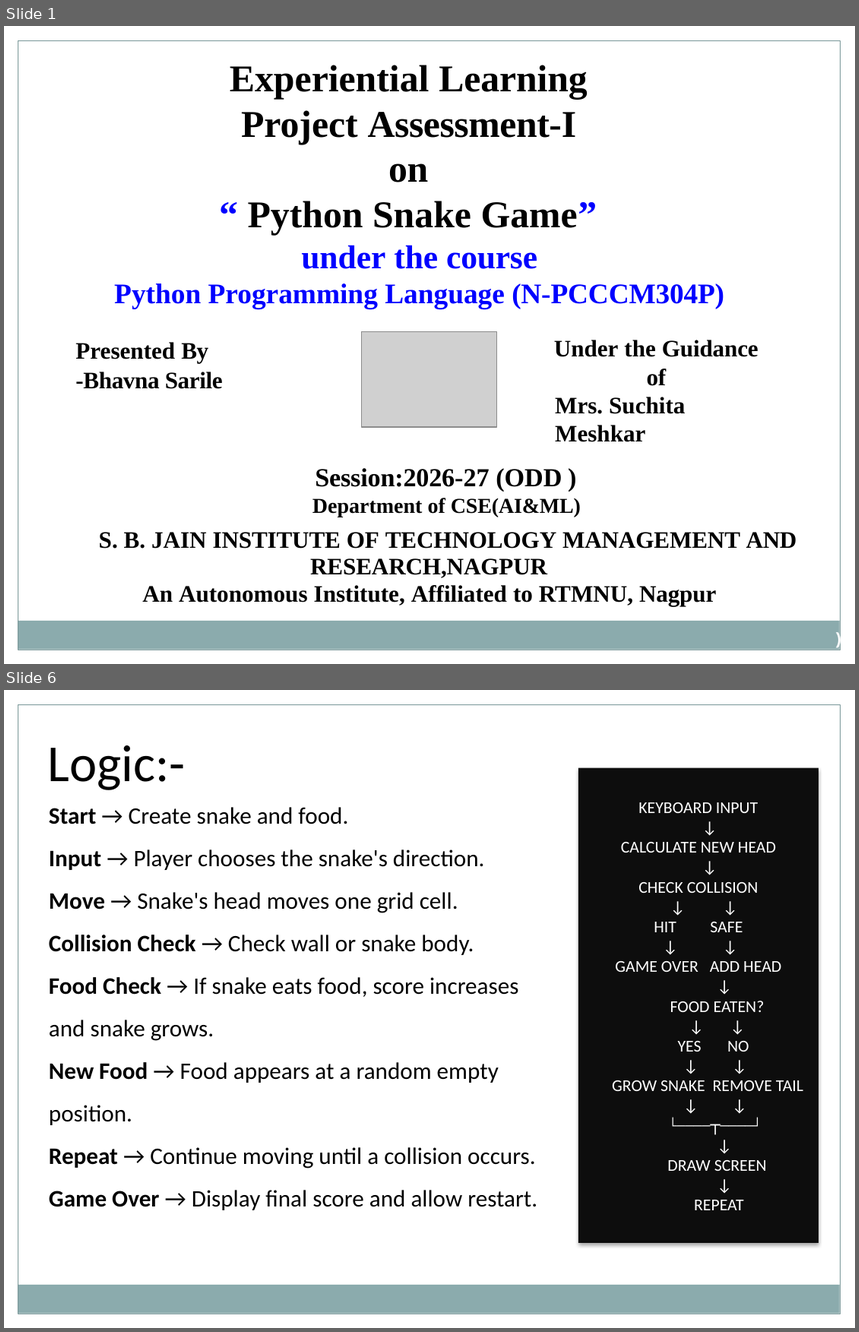
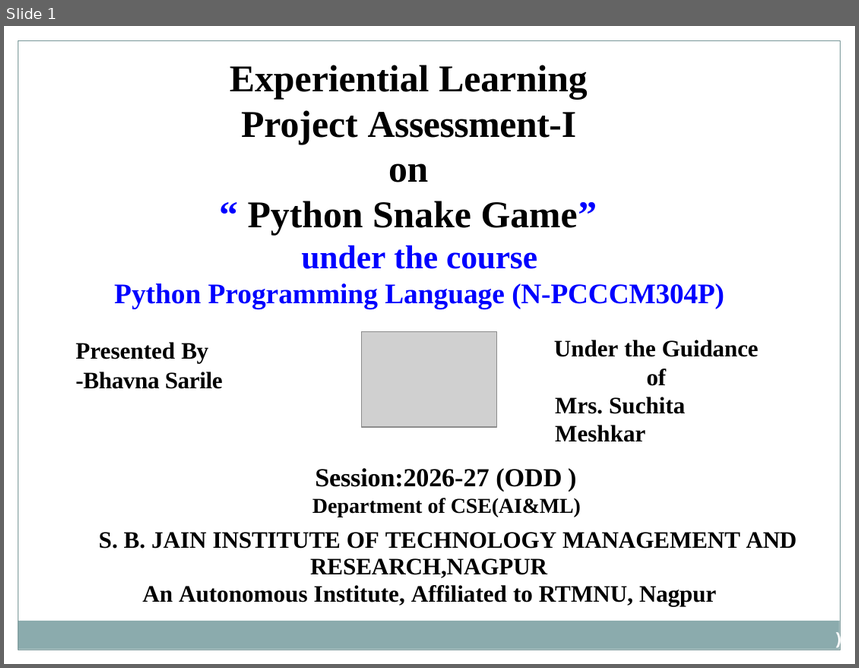
Before and after one commit to bhavnasml25-ship-it/Snake-Game-3d, a slide deck: Python.pptx. Shown one above the other, each under a label of ours: slides 1 and 6 before the commit, slide 1 after it; the slides between them are not shown. The pictures are 859x1332 and 859x668 pixels, drawn with LibreOffice and Linux fonts; fonts in the diff are those of the drawing; grey boxes stand for pictures. Boxes give left, top, right and bottom in pixels: in the first picture for what was removed or moved away, otherwise in the second. Text is boxed around its words. In the diff, an @@ line names an element or a change of style, - is before the commit and + after.

```diff
--- a/Python.pptx
+++ b/Python.pptx
@@ slide 6 removed at bbox=[4, 690, 855, 1328], background #FFFFFF; not listed: 2 template elements that a slide beside it also shows @@
@@ text removed at bbox=[48, 745, 186, 790] @@
-Logic:-
@@ rectangle removed at bbox=[579, 768, 819, 1243] @@
-KEYBOARD INPUT
-↓
-CALCULATE NEW HEAD
-↓
-CHECK COLLISION
-↓ ↓
-HIT SAFE
-↓ ↓
-GAME OVER ADD HEAD
-↓
-FOOD EATEN?
-↓ ↓
-YES NO
-↓ ↓
-GROW SNAKE REMOVE TAIL
-↓ ↓
-└────┬────┘
-↓
-DRAW SCREEN
-↓
-REPEAT
@@ text removed at bbox=[49, 807, 538, 1211] @@
-Start → Create snake and food.
-Input → Player chooses the snake's direction.
-Move → Snake's head moves one grid cell.
-Collision Check → Check wall or snake body.
-Food Check → If snake eats food, score increases and snake grows.
-New Food → Food appears at a random empty position.
-Repeat → Continue moving until a collision occurs.
-Game Over → Display final score and allow restart.
```
Also in this commit, not shown: 3 slides changed, 3 slides added, 2 other slides removed.
